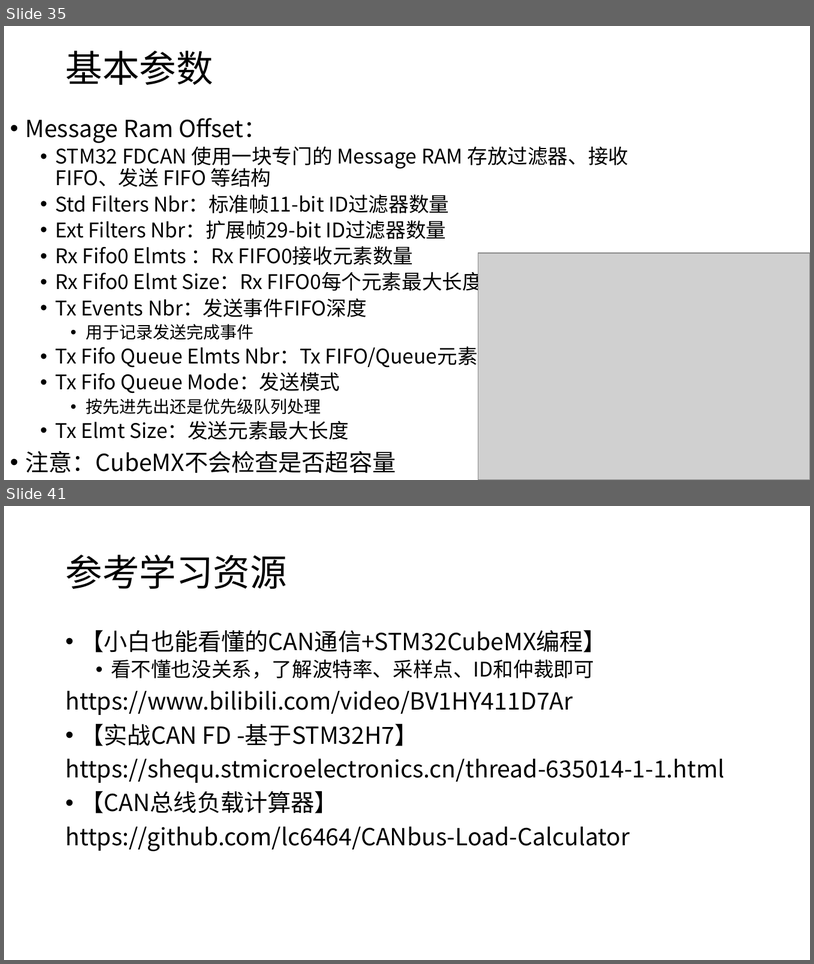
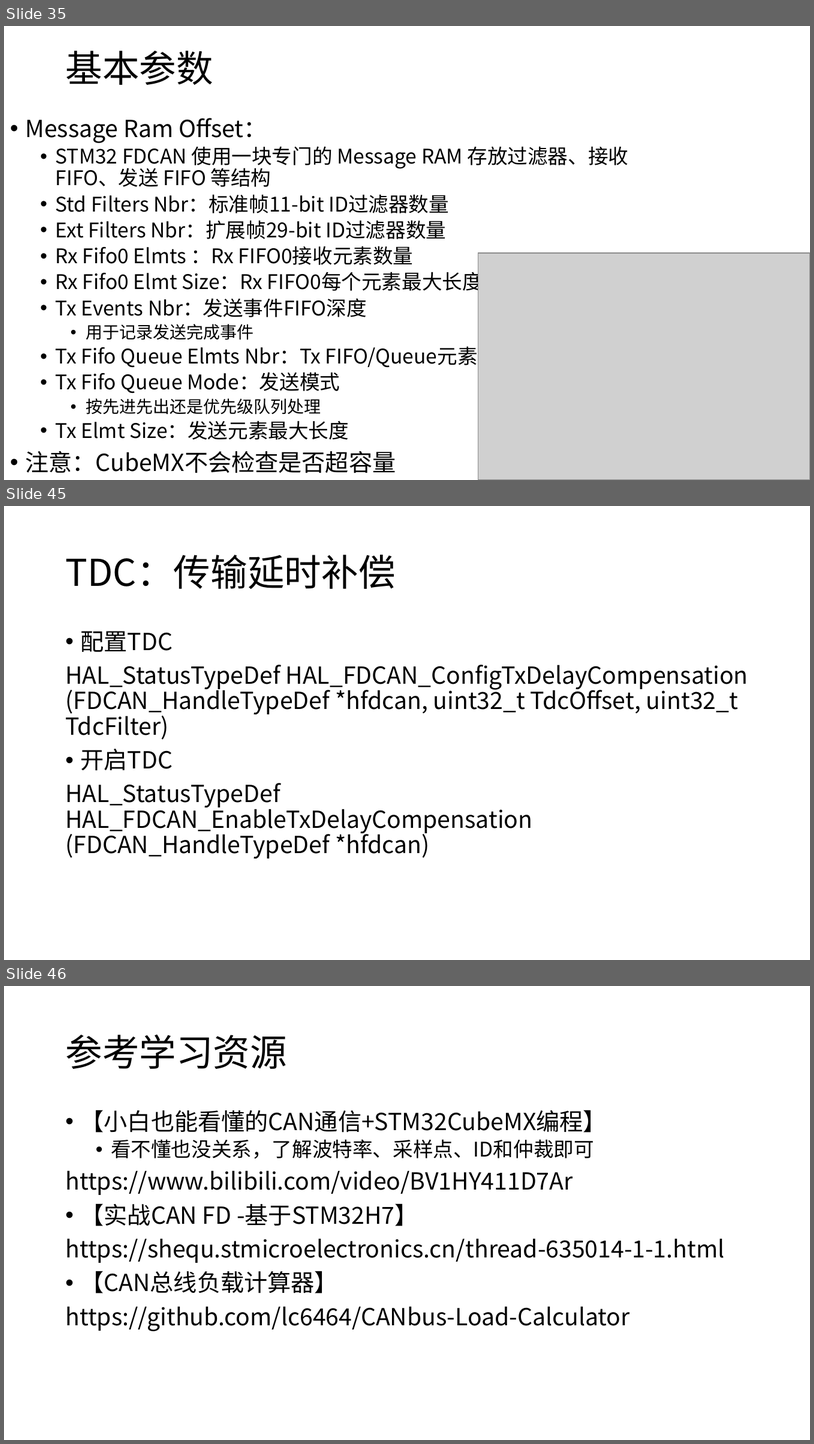
Before and after one commit to JLU-Robomaster-Embedded/embedded_tutorial, a slide deck: 2_STM32基本功能.pptx. Shown one above the other, each under a label of ours: slides 35 and 41 before the commit, slides 35, 45 and 46 after it; the slides between them are not shown. The pictures are 814x964 and 814x1444 pixels, drawn with LibreOffice and Linux fonts; fonts in the diff are those of the drawing; grey boxes stand for pictures. Boxes give left, top, right and bottom in pixels: in the first picture for what was removed or moved away, otherwise in the second. Text is boxed around its words. In the diff, an @@ line names an element or a change of style, - is before the commit and + after.

```diff
--- a/2_STM32基本功能.pptx
+++ b/2_STM32基本功能.pptx
@@ slide 45 added at (4,506,810,960), background #FFFFFF @@
@@ title added at (65,555,395,589), 44 pt, text #000000 @@
+TDC：传输延时补偿
@@ text added at (65,631,749,858), 28 pt, text #000000 @@
+• 配置TDC
+HAL_StatusTypeDef HAL_FDCAN_ConfigTxDelayCompensation (FDCAN_HandleTypeDef *hfdcan, uint32_t TdcOffset, uint32_t TdcFilter)
+• 开启TDC
+HAL_StatusTypeDef HAL_FDCAN_EnableTxDelayCompensation (FDCAN_HandleTypeDef *hfdcan)
@@ what was slide 41 is now slide 46 @@
```
Also in this commit, not shown: 7 slides changed, 7 other slides added.
